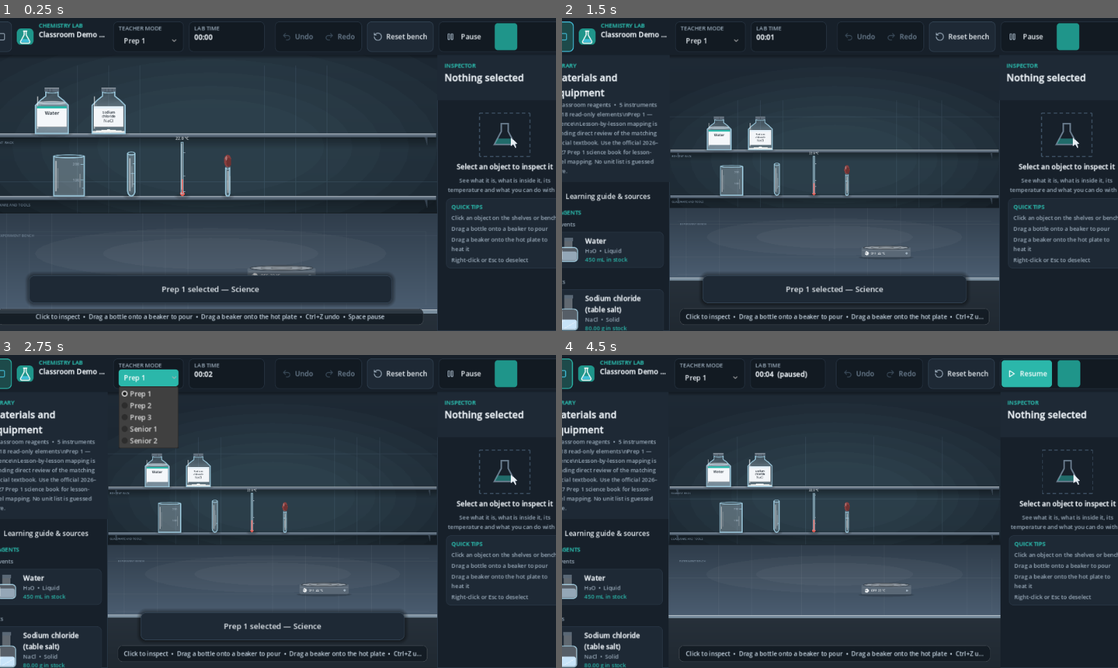
Above: before the commit, frames 1-4 (two rows, left to right).
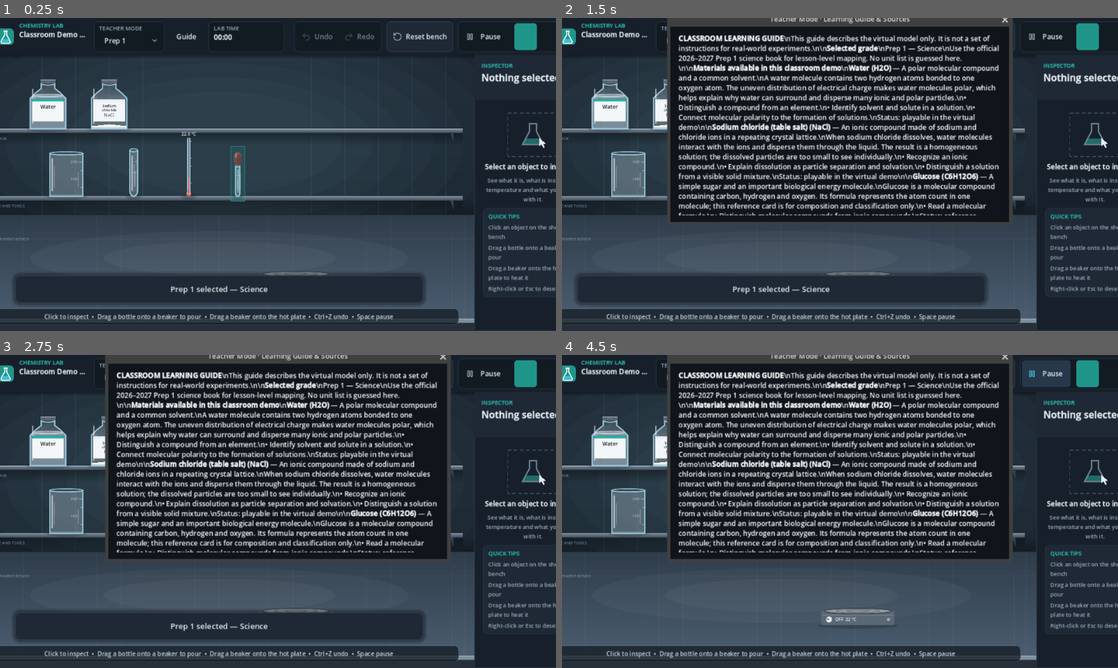
Above: after the commit, the same moments.

Repository: KareemMohammadeen/chemistry-lab-2d
Game: Godot game, scene res://scenes/main.tscn
The game is run twice, just before and just after one commit, with the same random seed, the same clock (stepped at 60 frames per second) and the same inputs.
Inputs (mouse positions are in pixels of both pictures, inside the frame that each line leads up to):
- Up to frame 1 (0.25 s): no input
- Up to frame 2 (1.5 s): click (751, 36) at 0.5 s, where only the run after the commit has a clickable "Guide"; click (562, 36) at 1.27 s
- Up to frame 3 (2.75 s): click "Prep 1" at 2 s
- Up to frame 4 (4.5 s): click (1067, 373) at 2.77 s; click (745, 373) at 3.5 s, where only the run after the commit has a clickable "Guide"; click "Pause" (after the commit: "Resume") at 4.25 s

The runs differ from the first frame. In frame 1, 15% of the frame differs, in the area x 0-100%, y 1-98%; in frame 2, 48%; in frame 3, 49%; in frame 4, 54%, in the area x 0-100%, y 0-100%.

Commit message:
Integrate Teacher Mode guide and expanded workspace layout

Diff:
--- a/scripts/ui/lab_interface.gd
+++ b/scripts/ui/lab_interface.gd
@@ -22,14 +22,14 @@
 const FALLBACK_SPEEDS: Array = [1.0]
 const ICON_PATH := "res://assets/icons/%s.svg"
 ## Panel widths follow the window width (in interface pixels) between these limits.
-const LIBRARY_WIDTH_FRACTION := 0.17
-const LIBRARY_WIDTH_MIN := 240.0
-const LIBRARY_WIDTH_MAX := 330.0
-const INSPECTOR_WIDTH_FRACTION := 0.22
-const INSPECTOR_WIDTH_MIN := 310.0
-const INSPECTOR_WIDTH_MAX := 430.0
+const LIBRARY_WIDTH_FRACTION := 0.14
+const LIBRARY_WIDTH_MIN := 210.0
+const LIBRARY_WIDTH_MAX := 280.0
+const INSPECTOR_WIDTH_FRACTION := 0.19
+const INSPECTOR_WIDTH_MIN := 270.0
+const INSPECTOR_WIDTH_MAX := 390.0
 ## Below this width the Library starts hidden so the laboratory keeps a usable size.
-const LIBRARY_OPEN_MIN_WIDTH := 1500.0
+const LIBRARY_OPEN_MIN_WIDTH := 1600.0
 const SPEED_BUTTON_WIDTH := 52.0
 
 @export var top_bar: Control
@@ -57,6 +57,8 @@
 var _play_icon: Texture2D
 var _library_user_choice: bool = false
 var _curriculum_catalog: CurriculumCatalog
+var _selected_curriculum_profile: Dictionary = {}
+var _teacher_guide_button: Button
 
 
 func _ready() -> void:
@@ -86,6 +88,7 @@
 	for button in [undo_button, redo_button, reset_button, pause_button, library_toggle]:
 		(button as Button).focus_mode = Control.FOCUS_NONE
 	grade_selector.focus_mode = Control.FOCUS_NONE
+	_add_teacher_guide_button()
 	_apply_responsive_layout()
 
 
@@ -230,5 +233,26 @@
 	var profile := _curriculum_catalog.get_profile(profile_id)
 	if profile.is_empty():
 		return
+	_selected_curriculum_profile = profile.duplicate(true)
 	library.set_curriculum_profile(profile)
 	_show_toast("%s selected — %s" % [str(profile.get("label", "")), str(profile.get("subject", ""))], &"info")
+
+# ---------------------------------------------------------------- teacher guide
+
+func _add_teacher_guide_button() -> void:
+	var grade_chip := grade_selector.get_parent().get_parent()
+	var top_row := grade_chip.get_parent()
+	_teacher_guide_button = Button.new()
+	_teacher_guide_button.text = "Guide"
+	_teacher_guide_button.tooltip_text = "Open Teacher Mode guidance, material explanations and trusted sources."
+	_teacher_guide_button.theme_type_variation = &"ToolButton"
+	_teacher_guide_button.custom_minimum_size = Vector2(78.0, 40.0)
+	_teacher_guide_button.focus_mode = Control.FOCUS_NONE
+	_teacher_guide_button.pressed.connect(_open_teacher_guide)
+	top_row.add_child(_teacher_guide_button)
+	top_row.move_child(_teacher_guide_button, grade_chip.get_index() + 1)
+
+
+func _open_teacher_guide() -> void:
+	if library != null:
+		library.open_learning_guide(_selected_curriculum_profile)
